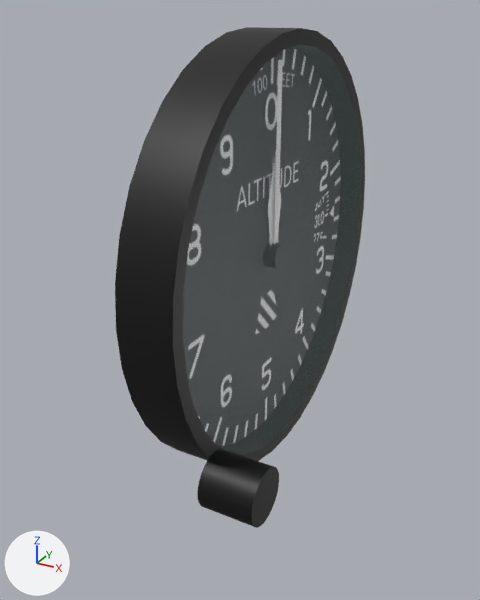
Renders of the Blender file Models/Interior/Panel/Instruments/alt/alt.blend from each side of a commit.
The view is the same before and after, from a camera (50 mm lens) standing at (0.0481, -0.1079, 0.043) and looking at (-0.0067, -0.0084, -0.0067). Arrows for +X, +Y and +Z are at lower left; the lights stay in place.

In view in the first picture: 'Case', 'Glass', 'InHgKnob'.
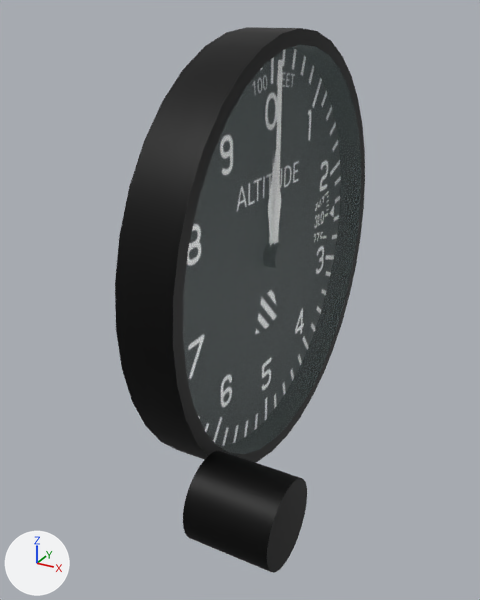
Pixel boxes (x1, y1, x2, y2) of what changed, in the pictures (480 x 600 px):
'Case', surface changed (grey to black)
    both: (116, 55, 362, 462)
'InHgKnob', moved, rescaled (51% wider, 54% taller)
    before: (197, 449, 279, 528)
    after: (183, 451, 307, 573)

The change, as a diff of the scene's bpy script:
```diff
--- a/Models/Interior/Panel/Instruments/alt/alt.blend.py
+++ b/Models/Interior/Panel/Instruments/alt/alt.blend.py
@@ mat_casematerial @@
 mat_casematerial.base_color = (0.0, 0.0, 0.0)  # black #000000
+mat_casematerial.metallic = 0.5
@@ ob_inhgknob @@
 ob_inhgknob = bpy.data.objects.new('InHgKnob', me_cylinder_001)
-ob_inhgknob.location = (0.005, -0.03, -0.03)
+ob_inhgknob.location = (0.0075, -0.032, -0.032)
+ob_inhgknob.scale = (1.5, 1.5, 1.5)
```
